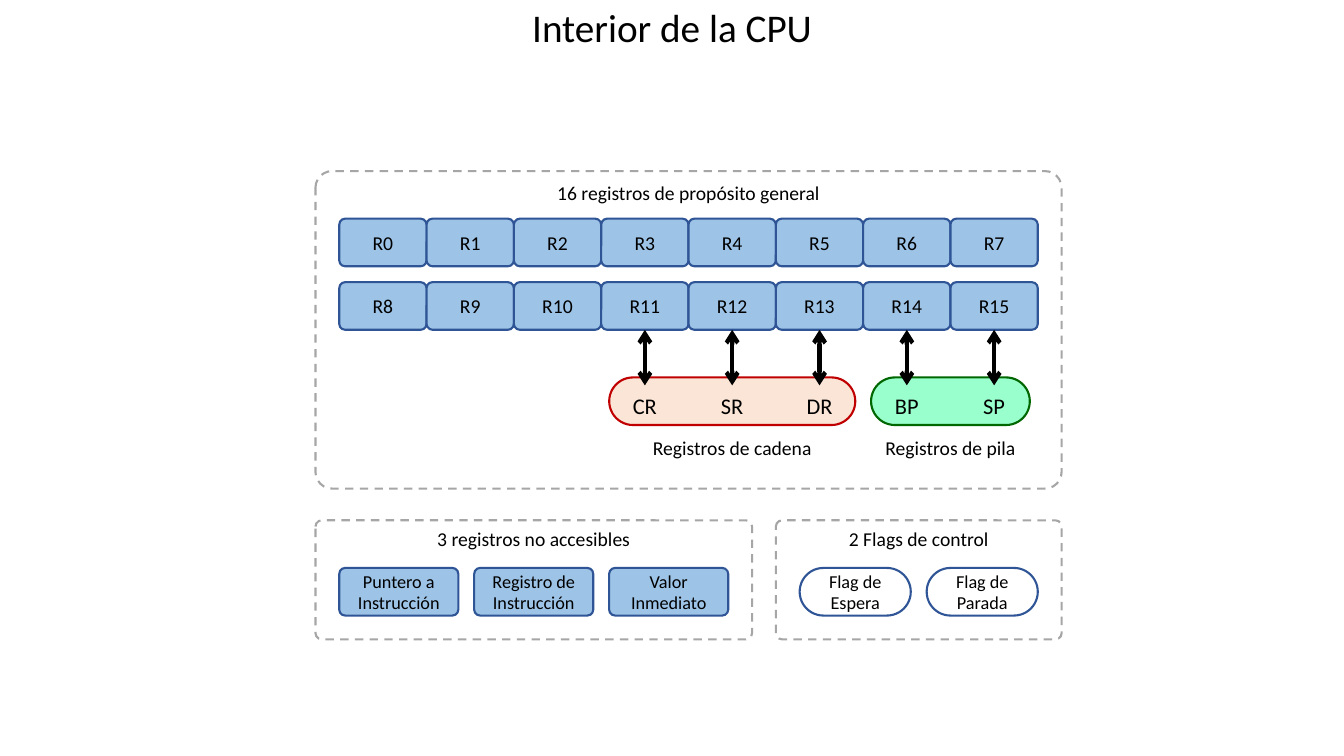
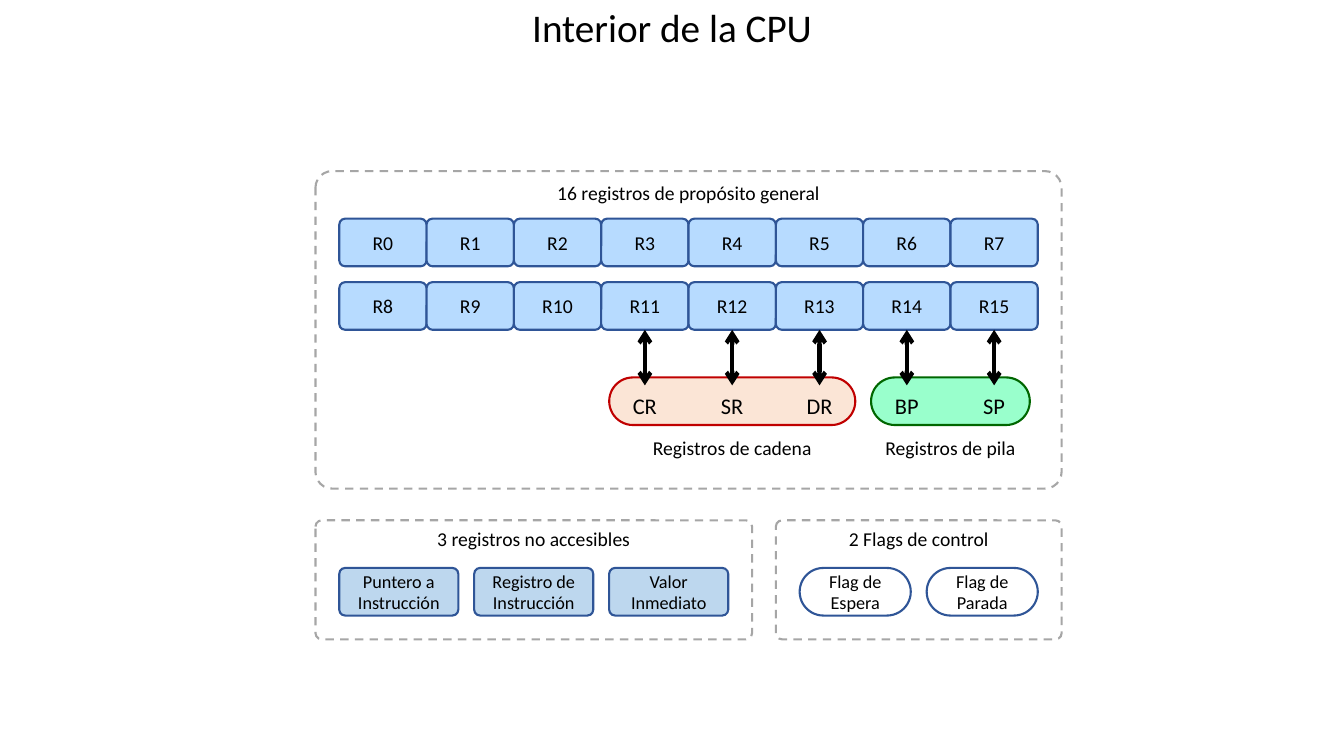
Before and after one commit to vircon32/Vircon32Documents, a slide deck: slide 1 of Specification/Spanish/Editable source images/Imágenes Spec Parte 3 - Diagramas CPU.pptx. Drawn at 1344x756 pixels with LibreOffice and Linux fonts; fonts in the diff are those of the drawing. Boxes give left, top, right and bottom in pixels: in the first picture for what was removed or moved away, otherwise in the second. Text is boxed around its words. In the diff, an @@ line names an element or a change of style, - is before the commit and + after.

```diff
--- a/Specification/Spanish/Editable source images/Imágenes Spec Parte 3 - Diagramas CPU.pptx
+++ b/Specification/Spanish/Editable source images/Imágenes Spec Parte 3 - Diagramas CPU.pptx
@@ fill #9DC3E6 to #B7DBFF in 16 elements at [340, 219, 427, 266], [426, 219, 514, 266], [514, 219, 602, 266], [601, 219, 689, 266], [689, 219, 776, 266], [776, 219, 864, 266], [863, 219, 951, 266], [951, 219, 1038, 266], [340, 282, 427, 330], [426, 282, 514, 330], [514, 282, 602, 330], [601, 282, 689, 330], [689, 282, 776, 330], [776, 282, 864, 330], [863, 282, 951, 330], [951, 282, 1038, 330] @@
@@ fill #9DC3E6 to #BDD7EE in 3 elements at [340, 568, 459, 615], [474, 568, 593, 615], [609, 568, 728, 615] @@
```
Also in this commit, not shown: 2 other files.
